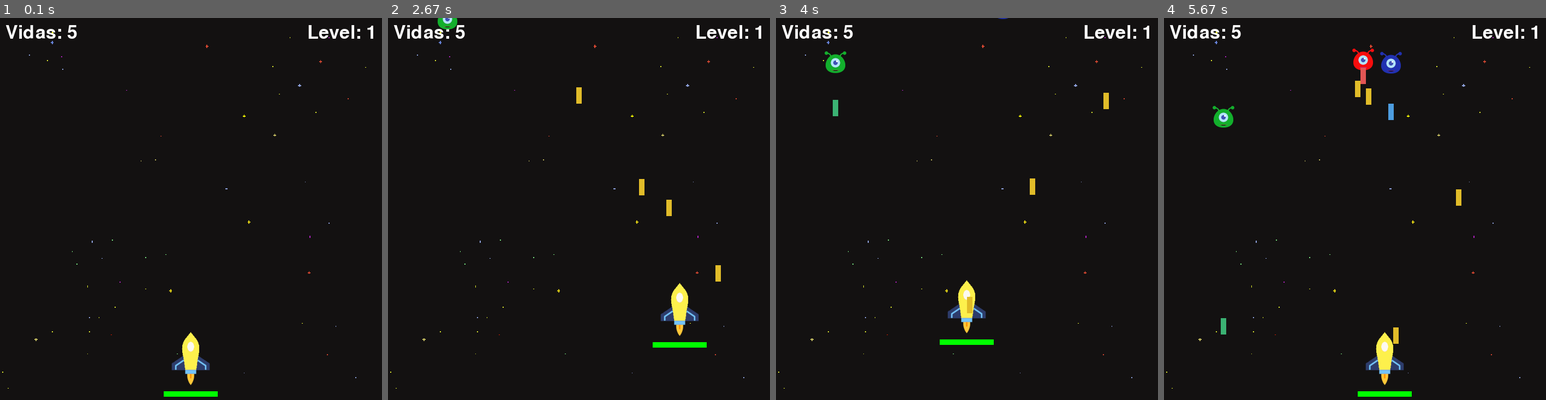
Above: before the commit, frames 1-4 (left to right).
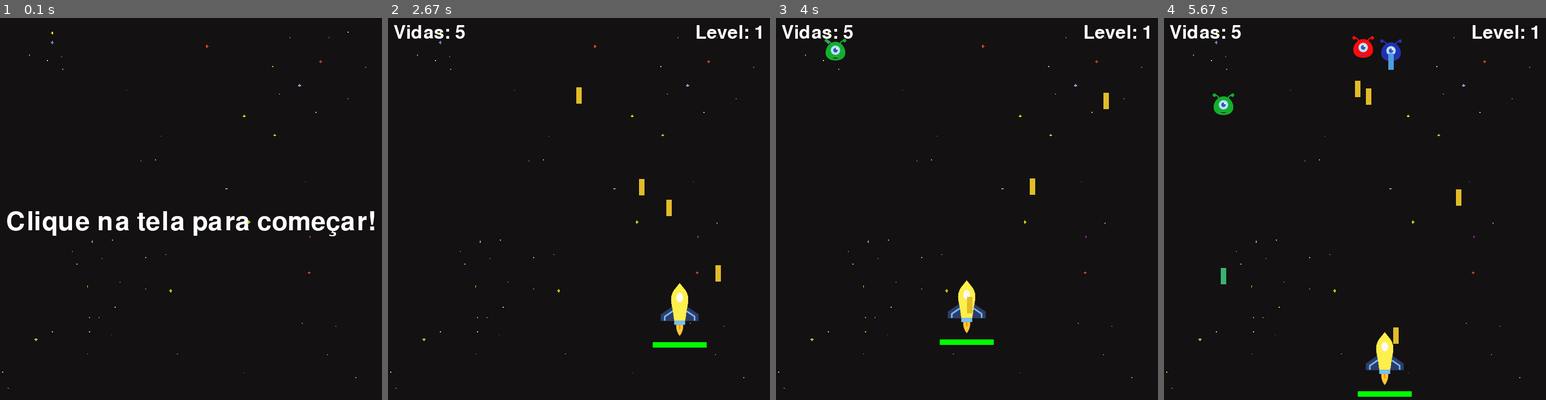
Above: after the commit, the same moments.

Repository: lavinyacorreia/PI-PYGAME
Game: pygame game, started from main.py
Two runs of this game, one before a commit and one after it. Both use one fixed random seed, a clock stepped at 60 frames per second and the inputs below.
Inputs (mouse positions are in pixels of both pictures, inside the frame that each line leads up to):
- Up to frame 1 (0.1 s): no input
- Up to frame 2 (2.67 s): click (727, 33) at 0.38 s, where only the run after the commit has a clickable "Level: 0"; tap Space at 0.67, 1.07, 1.37, 1.57, 1.9, 2.2, 2.4 s; hold Right 1-1.47 s; hold Up 1.5-1.8 s; hold Right 1.83-2.3 s; hold Left from 2.33 s (still down)
- Up to frame 3 (4 s): tap Space at 2.7, 2.97, 3.3, 3.6, 3.73 s; release Left at 2.87 s; hold Down 2.9-3.2 s; hold Left 3.23-3.63 s; hold Up from 3.67 s (still down)
- Up to frame 4 (5.67 s): release Up at 4.03 s; hold Right 4.07-4.7 s; tap Space at 4.13, 4.43, 4.8, 5.2, 5.5 s; hold Down 4.73-5.1 s; hold Left 5.13-5.6 s; hold Right from 5.63 s (still down)

The runs differ from the first frame. In frame 1, 3.4% of the frame differs, in the area x 1-98%, y 1-100%; in frame 2, 0.1%; in frame 3, 0.4%; in frame 4, 1.3%.

Commit message:
Implementação da tela inicial

Diff:
--- a/main.py
+++ b/main.py
@@ -226,7 +226,7 @@
         #Fechar o programa
         for event in pygame.event.get():
             if event.type == pygame.QUIT:
-                run = False
+                quit()
 
         #Ação dos botões
         keys = pygame.key.get_pressed()
@@ -259,5 +259,19 @@
 
         player.move_lasers(-laser_vel, inimigos)
 
-
-main()
+def main_menu():
+    title_font = pygame.font.SysFont("comicsans", 70)
+    run = True
+    while run:
+        WIN.blit(BG, (0,0))
+        title_label = title_font.render("Clique na tela para começar!", 1, (255,255,255))
+        WIN.blit(title_label, (WIDTH/2 - title_label.get_width()/2, 350))
+        pygame.display.update()
+        for event in pygame.event.get():
+            if event.type == pygame.QUIT:
+                run = False
+            if event.type == pygame.MOUSEBUTTONDOWN:
+                main()
+    pygame.quit()
+
+main_menu()
--- a/tempCodeRunnerFile.py
+++ /dev/null
@@ -1 +0,0 @@
- onda_inimigos = 5
